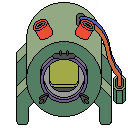
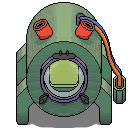
Comparing the layer stacks of the two (128, 128) images. Changes:
added layer "ventilShadow" above "ventil" over [33, 21, 95, 39]
painted on "ventil" over [35, 35, 93, 46]
added layer "pipeBrownShadow" above "pipeBrown" over [27, 25, 121, 85]
added layer "pipeBlueShadow" above "pipeBlue copy" over [80, 17, 121, 72]
painted on "doorClosed" over [39, 60, 89, 106]
added layer "windowGlasHighlight" above "windowGlas" over [46, 61, 82, 80]
added layer "windowGlas" above "inside" over [43, 58, 85, 98]
renamed "window" to "inside", moved it above "doorClosedShadow" over [44, 16, 84, 97]
added layer "tubeShadowTop" above "tubeShadowFront" over [25, 2, 104, 88]
added layer "tubeShadowFront" above "Tube" over [26, 50, 102, 118]
added layer "pipeOriginShadow" above "pipesOrigin" over [5, 82, 126, 103]
added layer "legShadow" above "leg" over [15, 48, 120, 125]
added layer "floorShadow" above "Background" over [27, 102, 101, 128]
